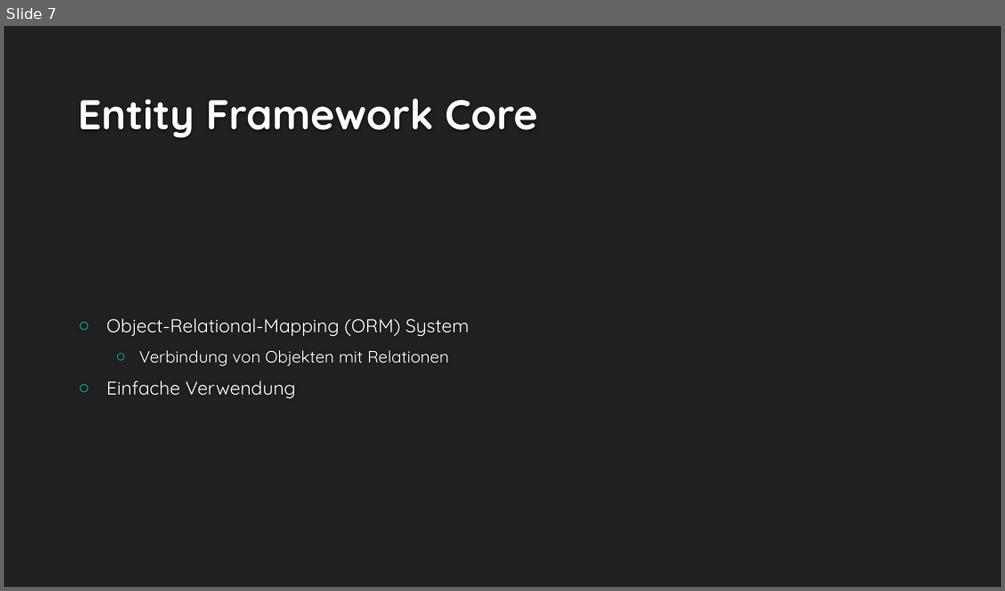
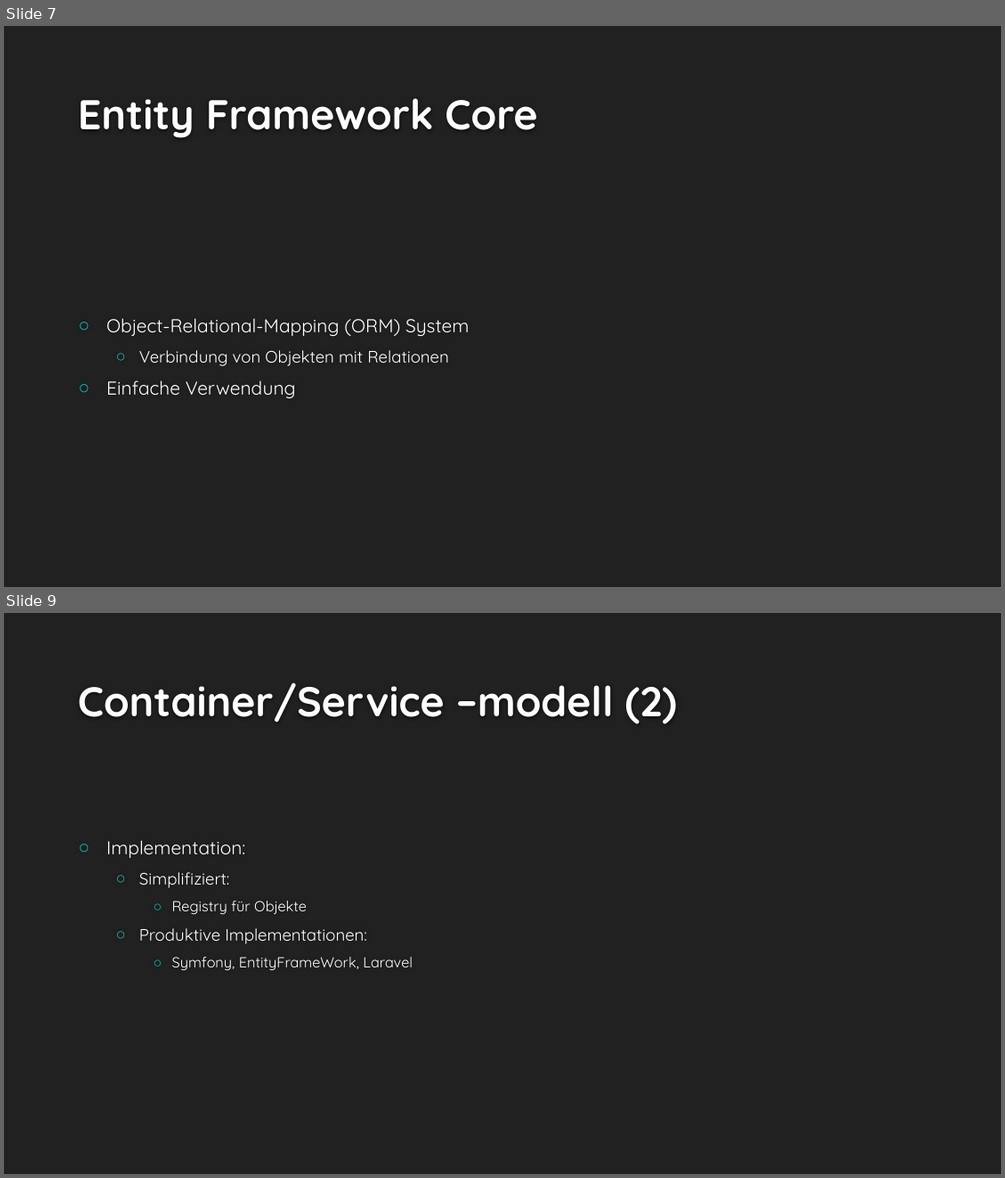
Before and after one commit to MarioCake/AS_Abgaben, a slide deck: Projekt/Präsentation/Cookie Clicker.pptx. Shown one above the other, each under a label of ours: slide 7 before the commit, slides 7 and 9 after it; the slides between them are not shown. The pictures are 1005x591 and 1005x1178 pixels, drawn with LibreOffice and Linux fonts; fonts in the diff are those of the drawing; background and template pictures are left out. Boxes give left, top, right and bottom in pixels: in the first picture for what was removed or moved away, otherwise in the second. Text is boxed around its words. In the diff, an @@ line names an element or a change of style, - is before the commit and + after.

Commit message:
Presentation
added container slides

```diff
--- a/Projekt/Präsentation/Cookie Clicker.pptx
+++ b/Projekt/Präsentation/Cookie Clicker.pptx
@@ slide 9 added at box(4, 613, 1001, 1174), background #212121 @@
@@ title added at box(78, 682, 677, 724), 40 pt, text #FEFEFE, bold @@
+Container/Service –modell (2)
@@ text added at box(106, 840, 413, 971), 14 pt, text #FFFFFF @@
+○ Implementation:
+  ○ Simplifiziert:
+    ○ Registry für Objekte
+  ○ Produktive Implementationen:
+    ○ Symfony, EntityFrameWork, Laravel
```
Also in this commit, not shown: 1 other slide added.
